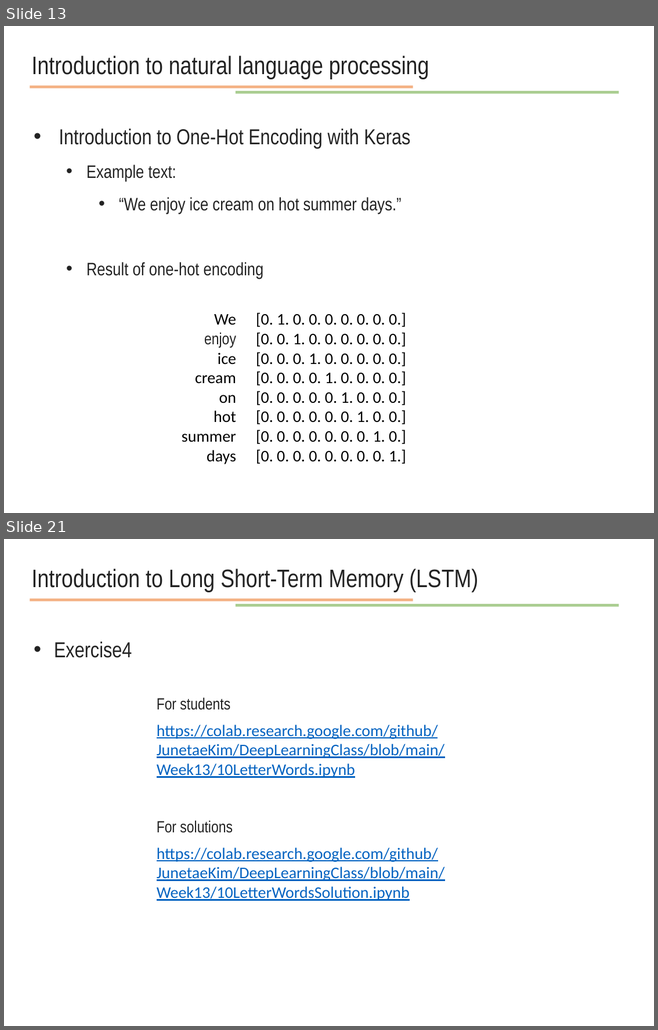
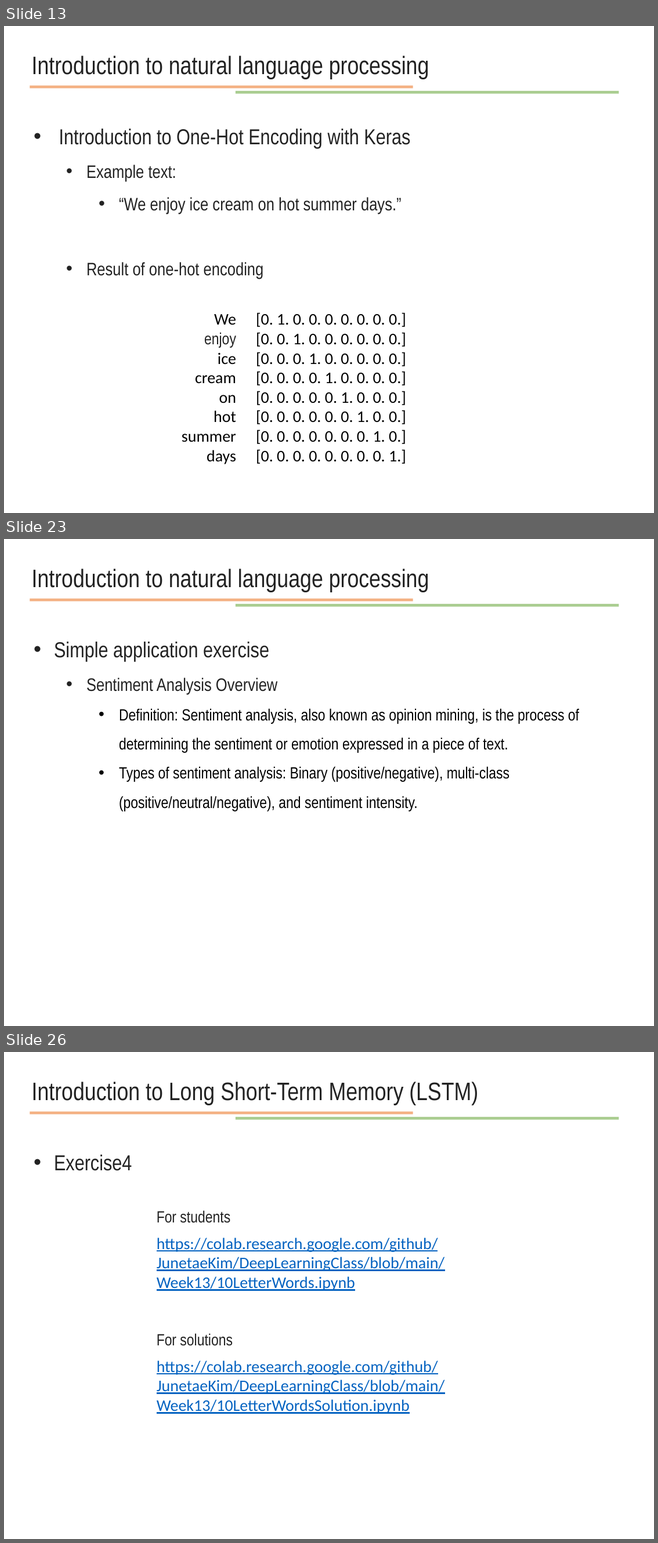
Before and after one commit to JunetaeKim/DeepLearningClass, a slide deck: Week14/week14 natural language processing.pptx. Shown one above the other, each under a label of ours: slides 13 and 21 before the commit, slides 13, 23 and 26 after it; the slides between them are not shown. The pictures are 658x1030 and 658x1543 pixels, drawn with LibreOffice and Linux fonts; fonts in the diff are those of the drawing. Boxes give left, top, right and bottom in pixels: in the first picture for what was removed or moved away, otherwise in the second. Text is boxed around its words. In the diff, an @@ line names an element or a change of style, - is before the commit and + after.

```diff
--- a/Week14/week14 natural language processing.pptx
+++ b/Week14/week14 natural language processing.pptx
@@ slide 23 added at (x1=4, y1=539, x2=654, y2=1026), background #FFFFFF @@
@@ text added at (x1=32, y1=569, x2=429, y2=592), 28 pt, text #222222 @@
+Introduction to natural language processing
@@ line added from (30, 600) to (412, 600), #ED7D31 3 pt @@
@@ line added from (235, 605) to (619, 605), #70AD47 3 pt @@
@@ text added at (x1=54, y1=642, x2=579, y2=811), 18 pt, text #000000 @@
+• Simple application exercise
+  • Sentiment Analysis Overview
+    • Definition: Sentiment analysis, also known as opinion mining, is the process of determining the sentiment or emotion expressed in a piece of text.
+    • Types of sentiment analysis: Binary (positive/negative), multi-class (positive/neutral/negative), and sentiment intensity.
@@ what was slide 21 is now slide 26 @@
```
Also in this commit, not shown: 4 slides changed, 8 other slides added, 4 slides removed, 4 other files.
